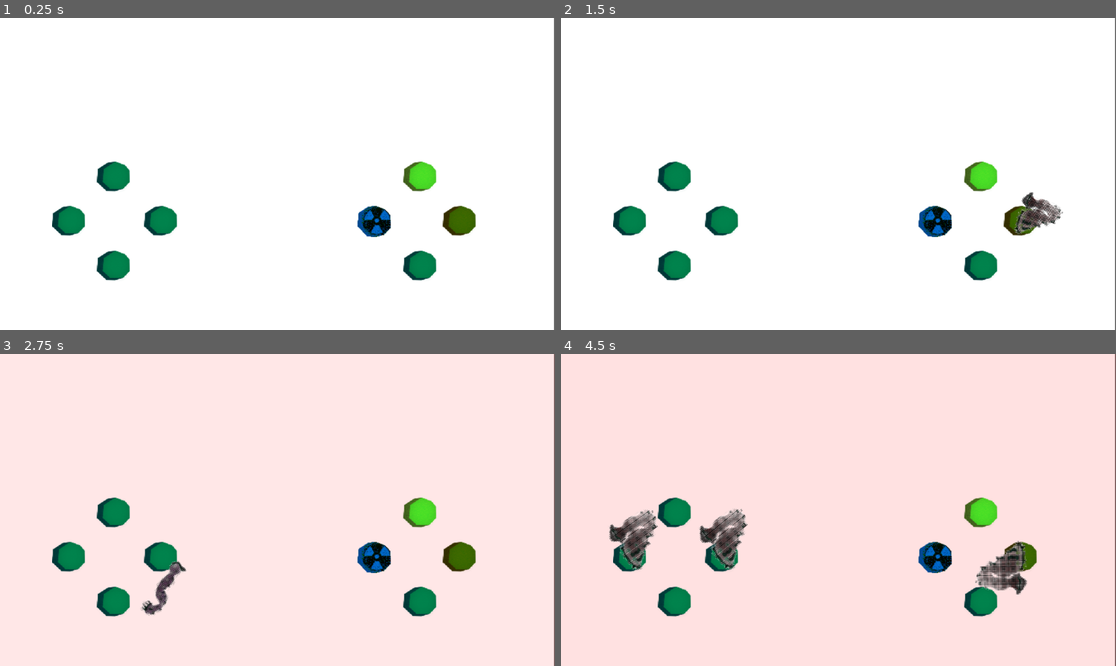
Above: before the commit, frames 1-4 (two rows, left to right).
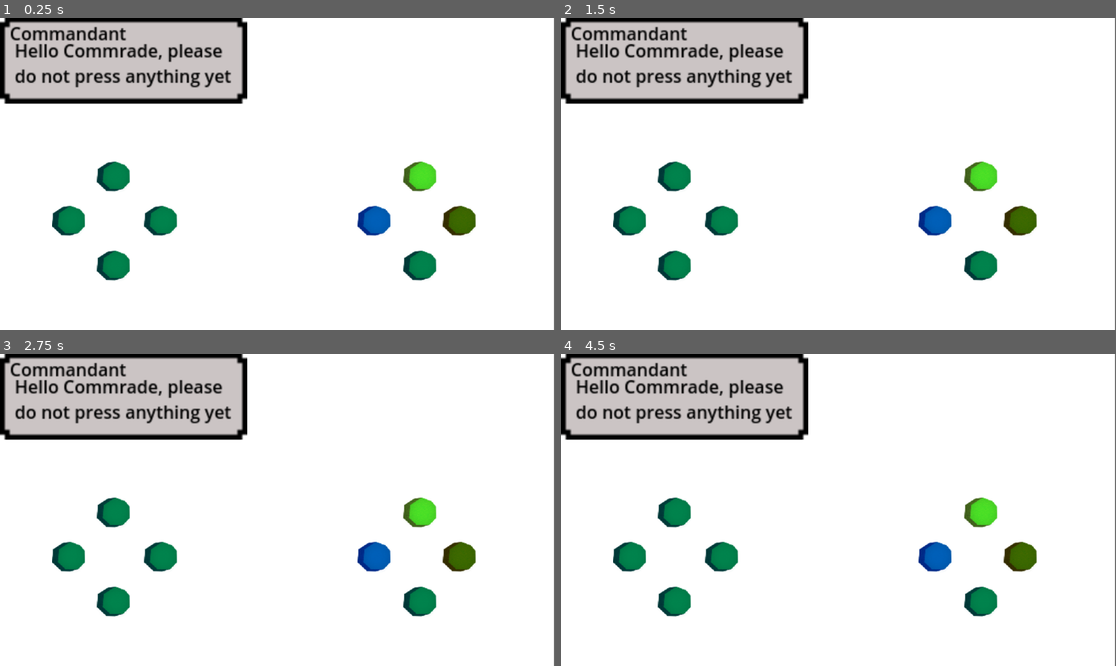
Above: after the commit, the same moments.

Repository: Pikqi/ld56
Game: Godot game, scene res://game.tscn
Same seed, same stepped clock (60 frames per second), same inputs: the game is played once before the commit and once after it. The engine's default icon, where the game draws it, is replaced by a stand-in: a white triangle on a blue panel in a dark square.
Inputs:
- Up to frame 1 (0.25 s): no input
- Up to frame 2 (1.5 s): tap Enter (ui_accept) at 0.5, 0.77, 1.25 s
- Up to frame 3 (2.75 s): tap Enter (ui_accept) at 1.52, 2 s
- Up to frame 4 (4.5 s): tap Enter (ui_accept) at 2.75, 3.02, 3.5, 3.77, 4.25 s

The runs differ from the first frame. In frame 1, 13% of the frame differs, in the area x 0-71%, y 0-71%; in frame 2, 13%; in frame 3, 13%; in frame 4, 97%, in the area x 0-100%, y 0-100%.

Commit message:
Adds better folder structure, and adds simple dialogue system

Diff:
--- /dev/null
+++ b/Assets/dialogs.json
@@ -0,0 +1,5 @@
+[
+
+	{"name":"Commandant", "text":"Hello Commrade, please do not press anything yet"},
+	{"name":"Commandant", "text":"Have fun"}
+]
--- a/button.gd
+++ b/Scenes/Button/button.gd
@@ -2,7 +2,7 @@
 
 @export var input_name = ""
 @export var color_mix:Color = Color(1,1,1)
-const ENEMY = preload("res://enemy.tscn")
+const ENEMY = preload("res://Scenes/Worm/enemy.tscn")
 const DISTANCE = 40
 var red_button = false
 var should_move = false
--- a/button.tscn
+++ b/Scenes/Button/button.tscn
@@ -1,12 +1,12 @@
 [gd_scene load_steps=10 format=3 uid="uid://bhvihrt8dipll"]
 
-[ext_resource type="Script" path="res://button.gd" id="1_fkyus"]
-[ext_resource type="Texture2D" uid="uid://q85jhjrqsrxk" path="res://Buttons/Idle.png" id="2_01nlj"]
-[ext_resource type="Texture2D" uid="uid://blatwufdrwqml" path="res://Buttons/PressedIn1.png" id="3_180hi"]
-[ext_resource type="Texture2D" uid="uid://4c7qtuk0exng" path="res://Buttons/FullPressed.png" id="4_5m7c4"]
-[ext_resource type="Texture2D" uid="uid://ncd65m8iq7l0" path="res://Buttons/PressedOut.png" id="5_3xqo8"]
-[ext_resource type="Texture2D" uid="uid://chckt1ppwsjq" path="res://Buttons/FORBIDDEN.png" id="6_p5821"]
-[ext_resource type="Texture2D" uid="uid://cw6je7hakttbq" path="res://Buttons/ERROR.png" id="7_3w6j8"]
+[ext_resource type="Script" path="res://Scenes/Button/button.gd" id="1_fkyus"]
+[ext_resource type="Texture2D" uid="uid://q85jhjrqsrxk" path="res://Assets/Buttons/Idle.png" id="2_01nlj"]
+[ext_resource type="Texture2D" uid="uid://blatwufdrwqml" path="res://Assets/Buttons/PressedIn1.png" id="3_180hi"]
+[ext_resource type="Texture2D" uid="uid://4c7qtuk0exng" path="res://Assets/Buttons/FullPressed.png" id="4_5m7c4"]
+[ext_resource type="Texture2D" uid="uid://ncd65m8iq7l0" path="res://Assets/Buttons/PressedOut.png" id="5_3xqo8"]
+[ext_resource type="Texture2D" uid="uid://chckt1ppwsjq" path="res://Assets/Buttons/FORBIDDEN.png" id="6_p5821"]
+[ext_resource type="Texture2D" uid="uid://cw6je7hakttbq" path="res://Assets/Buttons/ERROR.png" id="7_3w6j8"]
 
 [sub_resource type="SpriteFrames" id="SpriteFrames_leuex"]
 animations = [{
--- a/enemy.tscn
+++ b/Scenes/Worm/enemy.tscn
@@ -1,11 +1,11 @@
 [gd_scene load_steps=8 format=3 uid="uid://cuvoq65ec58jk"]
 
-[ext_resource type="Script" path="res://enemy.gd" id="1_bn0a2"]
-[ext_resource type="Texture2D" uid="uid://7a1smbkaiutn" path="res://icon.svg" id="1_rhutm"]
-[ext_resource type="Texture2D" uid="uid://bjb6konwfdwma" path="res://Worm/1.png" id="3_owy1m"]
-[ext_resource type="Texture2D" uid="uid://cowon23pejcb6" path="res://Worm/2.png" id="4_tiked"]
-[ext_resource type="Texture2D" uid="uid://dl0wp6buga4d" path="res://Worm/3.png" id="5_vmogp"]
-[ext_resource type="Texture2D" uid="uid://c6cj6t3538iox" path="res://Worm/4.png" id="6_h1mxl"]
+[ext_resource type="Script" path="res://Scenes/Worm/enemy.gd" id="1_t2xh1"]
+[ext_resource type="Texture2D" uid="uid://7a1smbkaiutn" path="res://icon.svg" id="2_qu5u7"]
+[ext_resource type="Texture2D" uid="uid://bjb6konwfdwma" path="res://Assets/Worm/1.png" id="3_6av35"]
+[ext_resource type="Texture2D" uid="uid://cowon23pejcb6" path="res://Assets/Worm/2.png" id="4_x02e0"]
+[ext_resource type="Texture2D" uid="uid://dl0wp6buga4d" path="res://Assets/Worm/3.png" id="5_eqhaj"]
+[ext_resource type="Texture2D" uid="uid://c6cj6t3538iox" path="res://Assets/Worm/4.png" id="6_v8bp8"]
 
 [sub_resource type="SpriteFrames" id="SpriteFrames_5w8q8"]
 animations = [{
@@ -16,16 +16,16 @@
 }, {
 "frames": [{
 "duration": 1.0,
-"texture": ExtResource("3_owy1m")
+"texture": ExtResource("3_6av35")
 }, {
 "duration": 3.0,
-"texture": ExtResource("4_tiked")
+"texture": ExtResource("4_x02e0")
 }, {
 "duration": 1.0,
-"texture": ExtResource("5_vmogp")
+"texture": ExtResource("5_eqhaj")
 }, {
 "duration": 1.0,
-"texture": ExtResource("6_h1mxl")
+"texture": ExtResource("6_v8bp8")
 }],
 "loop": false,
 "name": &"new_animation",
@@ -34,12 +34,12 @@
 
 [node name="Enemy" type="Node2D" groups=["enemy_group"]]
 position = Vector2(10, 9)
-script = ExtResource("1_bn0a2")
+script = ExtResource("1_t2xh1")
 
 [node name="Icon" type="Sprite2D" parent="."]
 visible = false
 scale = Vector2(0.4, 0.4)
-texture = ExtResource("1_rhutm")
+texture = ExtResource("2_qu5u7")
 
 [node name="FirstTimer" type="Timer" parent="."]
 one_shot = true
--- /dev/null
+++ b/Scenes/dialog.gd
@@ -0,0 +1,35 @@
+extends CanvasLayer
+@export_file("*.json") var d_file
+
+var dialogue = []
+var dialog_step = 0
+var is_dialog_active = false
+signal dialogue_over
+
+func start():
+	visible = true
+	is_dialog_active = true
+	dialogue = load_dialogue()
+	handle_dialog_change()
+
+func _unhandled_input(event: InputEvent) -> void:
+	if !is_dialog_active:
+		return
+	if event.is_action_pressed("A"):
+		if(dialog_step >= dialogue.size()-1):
+			visible = false
+			is_dialog_active = false
+			dialogue_over.emit()
+			return
+		dialog_step +=1
+		handle_dialog_change()
+
+func handle_dialog_change():
+	$NinePatchRect/Name.text = dialogue[dialog_step].name
+	$NinePatchRect/Text.text = dialogue[dialog_step].text
+
+
+func load_dialogue():
+	var file = FileAccess.open(d_file, FileAccess.READ)
+	var content = JSON.parse_string(file.get_as_text())
+	return content
--- /dev/null
+++ b/Scenes/dialog.tscn
@@ -0,0 +1,39 @@
+[gd_scene load_steps=3 format=3 uid="uid://du2jgrreaylhr"]
+
+[ext_resource type="Script" path="res://Scenes/dialog.gd" id="1_lru6p"]
+[ext_resource type="Texture2D" uid="uid://61did6cf2bnh" path="res://Assets/dialogue_box.png" id="2_cuk8x"]
+
+[node name="Dialog" type="CanvasLayer"]
+script = ExtResource("1_lru6p")
+d_file = "res://Assets/dialogs.json"
+
+[node name="NinePatchRect" type="NinePatchRect" parent="."]
+offset_right = 101.0
+offset_bottom = 35.0
+scale = Vector2(5.08, 5.08)
+texture = ExtResource("2_cuk8x")
+region_rect = Rect2(0.0332336, 0.310051, 31.9668, 31.6899)
+patch_margin_left = 7
+patch_margin_top = 9
+patch_margin_right = 7
+patch_margin_bottom = 10
+
+[node name="Name" type="RichTextLabel" parent="NinePatchRect"]
+layout_mode = 0
+offset_left = 4.33071
+offset_top = 0.787402
+offset_right = 227.331
+offset_bottom = 26.7874
+scale = Vector2(0.450723, 0.450723)
+theme_override_colors/default_color = Color(0, 0, 0, 1)
+text = "Name"
+
+[node name="Text" type="RichTextLabel" parent="NinePatchRect"]
+layout_mode = 0
+offset_left = 6.29921
+offset_top = 7.87402
+offset_right = 214.299
+offset_bottom = 59.874
+scale = Vector2(0.450723, 0.450723)
+theme_override_colors/default_color = Color(0, 0, 0, 1)
+text = "Text"
--- a/game.gd
+++ b/game.gd
@@ -23,11 +23,16 @@
 		$SpawnTimer.paused = false
 
 func _ready() -> void:
+	$Dialog.start()
+
+func start_game():
+	$SpawnTimer.start()
 	change_red_button()
 	first_time = false
 	$SpawnTimer.wait_time = spawn_interval
 	for button in get_tree().get_nodes_in_group("button_group"):
 		button.enemy_killed.connect(on_enemy_killed)
+
 
 func _process(delta: float) -> void:
 	health = minf(health + RECOVERY_RATE * delta ,MAX_HEALTH)
@@ -87,3 +92,7 @@
 func on_enemy_killed():
 	player_score+=1
 	print_debug(player_score)
+
+
+func _on_dialog_dialogue_over() -> void:
+	start_game()
--- a/game.tscn
+++ b/game.tscn
@@ -1,7 +1,8 @@
-[gd_scene load_steps=4 format=3 uid="uid://decsef3jj3lt5"]
+[gd_scene load_steps=5 format=3 uid="uid://decsef3jj3lt5"]
 
 [ext_resource type="Script" path="res://game.gd" id="1_bhcvq"]
-[ext_resource type="PackedScene" uid="uid://bhvihrt8dipll" path="res://button.tscn" id="1_j4pve"]
+[ext_resource type="PackedScene" uid="uid://bhvihrt8dipll" path="res://Scenes/Button/button.tscn" id="1_j4pve"]
+[ext_resource type="PackedScene" uid="uid://du2jgrreaylhr" path="res://Scenes/dialog.tscn" id="3_s0nfr"]
 
 [sub_resource type="RectangleShape2D" id="RectangleShape2D_sesmb"]
 size = Vector2(995, 433.534)
@@ -77,6 +78,8 @@
 
 [node name="SpawnTimer" type="Timer" parent="."]
 wait_time = 0.5
-autostart = true
+
+[node name="Dialog" parent="." instance=ExtResource("3_s0nfr")]
 
 [connection signal="timeout" from="SpawnTimer" to="." method="_on_spawn_timer_timeout"]
+[connection signal="dialogue_over" from="Dialog" to="." method="_on_dialog_dialogue_over"]
Renamed: Buttons/ERROR.png -> Assets/Buttons/ERROR.png
Not shown, changed: Assets/Buttons/ERROR.png.import
Renamed: Buttons/FORBIDDEN.png -> Assets/Buttons/FORBIDDEN.png
Not shown, changed: Assets/Buttons/FORBIDDEN.png.import
Renamed: Buttons/FullPressed.png -> Assets/Buttons/FullPressed.png
Not shown, changed: Assets/Buttons/FullPressed.png.import
Renamed: Buttons/Idle.png -> Assets/Buttons/Idle.png
Not shown, added: Assets/Buttons/Idle.png.import
Renamed: Buttons/PressedIn1.png -> Assets/Buttons/PressedIn1.png
Not shown, changed: Assets/Buttons/PressedIn1.png.import
Renamed: Buttons/PressedOut.png -> Assets/Buttons/PressedOut.png
Not shown, changed: Assets/Buttons/PressedOut.png.import
(and 11 more such lines)
